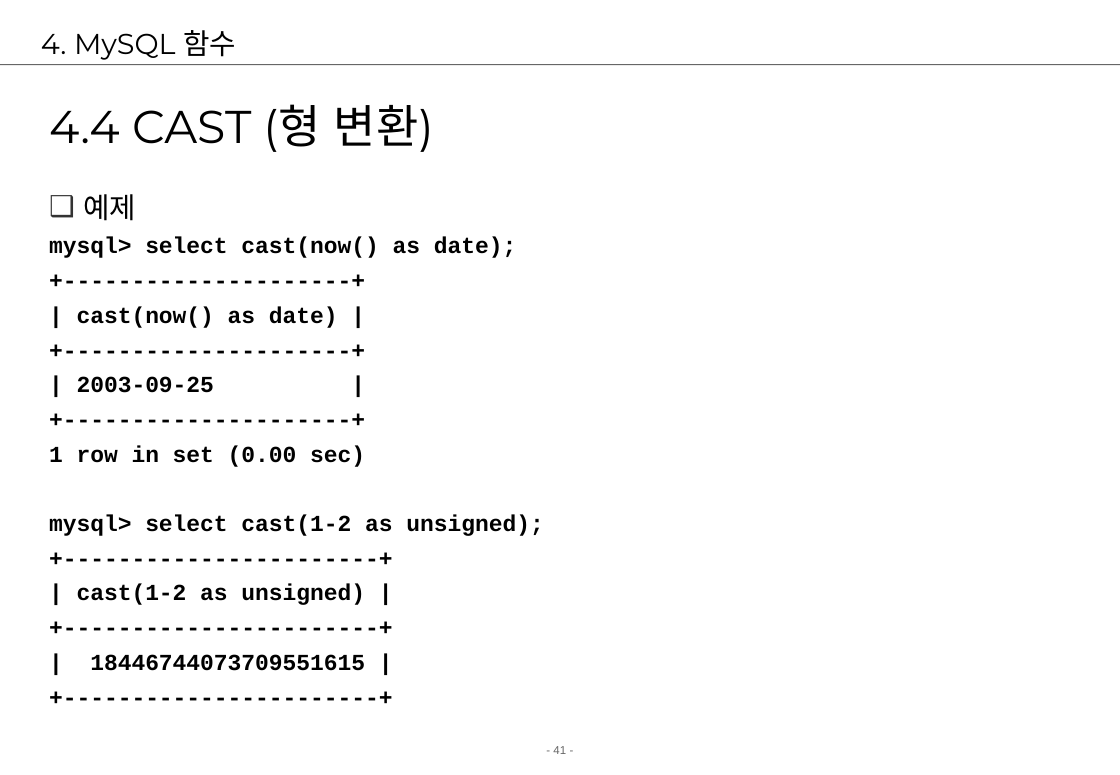
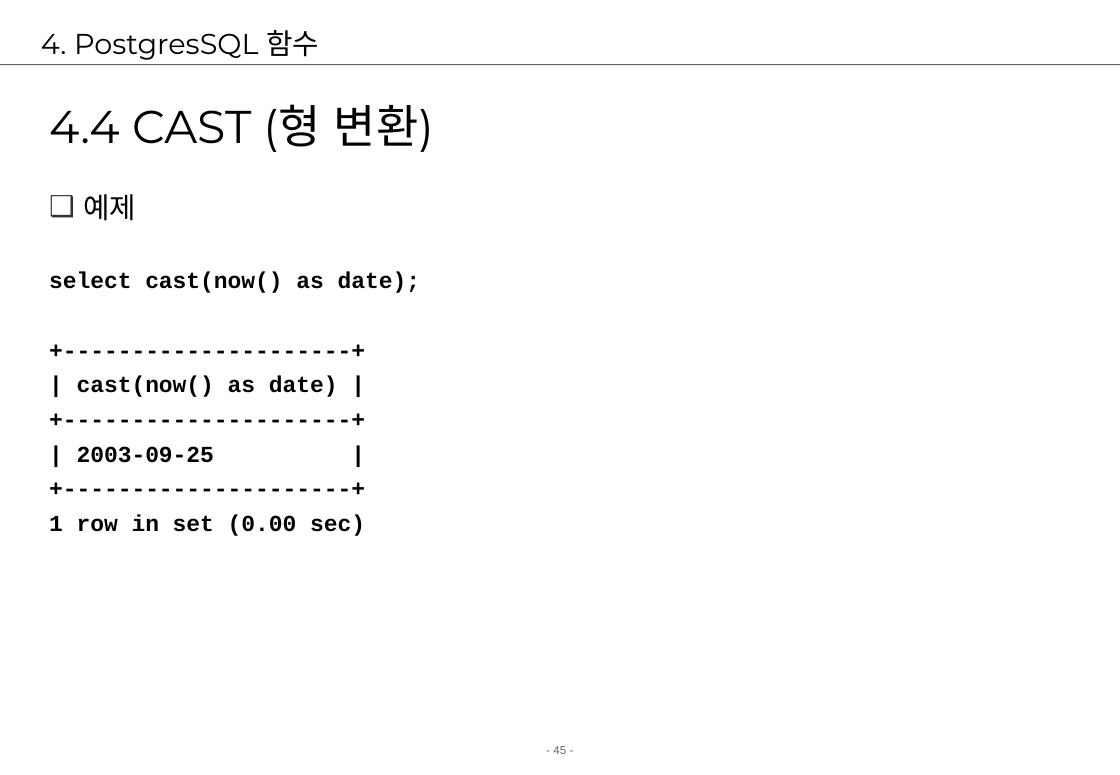
Before and after one commit to jungeunlee95/cafe24-TIL, a slide deck: slide 45 of 2 강의자료/02.강의/5. postgresql/postgresql2-검색.ppt (slide 41 before the commit). Drawn at 1120x775 pixels with LibreOffice and Linux fonts; fonts in the diff are those of the drawing; background and template pictures are left out. Boxes give left, top, right and bottom in pixels: in the first picture for what was removed or moved away, otherwise in the second. Text is boxed around its words. In the diff, an @@ line names an element or a change of style, - is before the commit and + after.

Commit message:
postgresql

```diff
--- a/2 강의자료/02.강의/5. postgresql/postgresql2-검색.ppt
+++ b/2 강의자료/02.강의/5. postgresql/postgresql2-검색.ppt
@@ title at bbox=[41, 30, 319, 60]: text changed @@
-4. MySQL 함수
+4. PostgresSQL 함수
@@ text at bbox=[49, 272, 420, 293]: text changed @@
-mysql> select cast(now() as date);
+select cast(now() as date);
@@ text at bbox=[49, 514, 543, 671]: paragraphs removed @@
-mysql> select cast(1-2 as unsigned);
-+-----------------------+
-| cast(1-2 as unsigned) |
-+-----------------------+
-| 18446744073709551615 |
-+-----------------------+
@@ page number at bbox=[553, 746, 566, 754]: text changed @@
-- 41 -
+- 45 -
```
Also in this commit, not shown: 44 other slides changed, 4 slides added, 1 slide removed, 27 other files.
